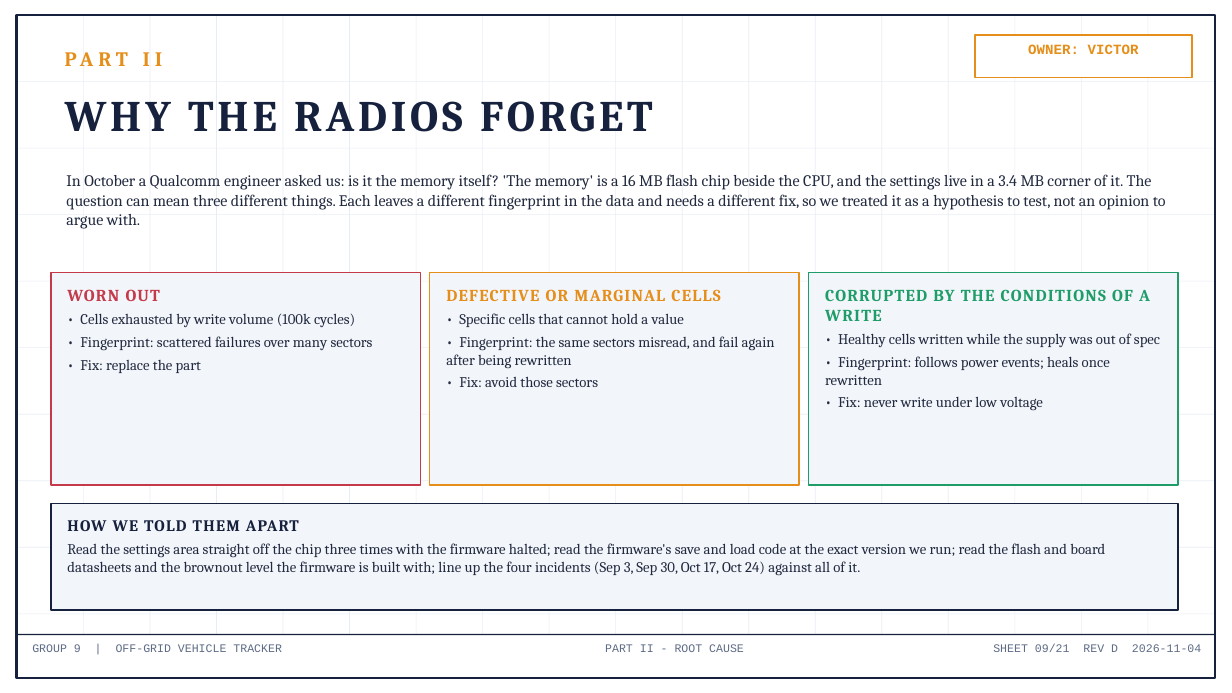
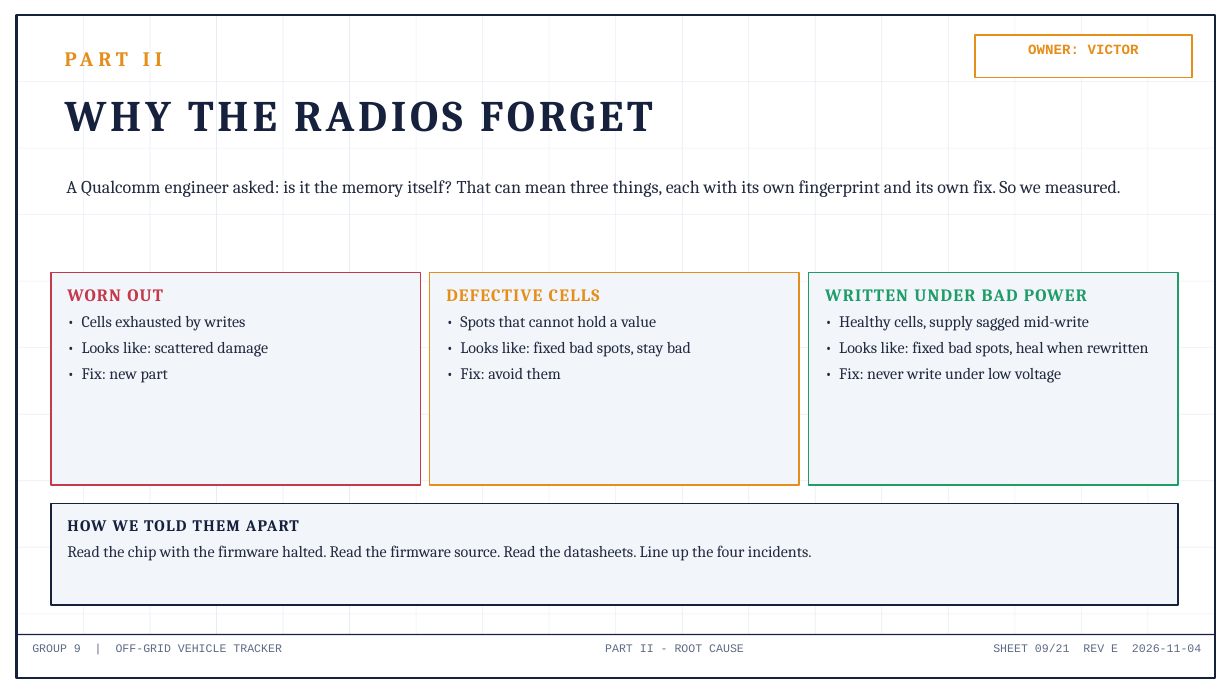
Before and after one commit to deosgracius/offgrid-vehicle-tracker, a slide deck: slide 9 of docs/presentations/Group9_Presentation.pptx. Drawn at 1232x693 pixels with LibreOffice and Linux fonts; fonts in the diff are those of the drawing. Boxes give left, top, right and bottom in pixels: in the first picture for what was removed or moved away, otherwise in the second. Text is boxed around its words. In the diff, an @@ line names an element or a change of style, - is before the commit and + after.

```diff
--- a/docs/presentations/Group9_Presentation.pptx
+++ b/docs/presentations/Group9_Presentation.pptx
@@ text at box(66, 180, 1121, 197): text changed; size 12.5 to 14 pt @@
-In October a Qualcomm engineer asked us: is it the memory itself? 'The memory' is a 16 MB flash chip beside the CPU, and the settings live in a 3.4 MB corner of it. The question can mean three different things. Each leaves a different fingerprint in the data and needs a different fix, so we treated it as a hypothesis to test, not an opinion to argue with.
+A Qualcomm engineer asked: is it the memory itself? That can mean three things, each with its own fingerprint and its own fix. So we measured.
@@ text at box(67, 289, 163, 301): size 13 to 13.5 pt in "WORN OUT" @@
@@ text at box(446, 289, 691, 379): text changed; size 11.5 to 12.5 pt @@
-DEFECTIVE OR MARGINAL CELLS
-• Specific cells that cannot hold a value
-• Fingerprint: the same sectors misread, and fail again after being rewritten
-• Fix: avoid those sectors
+DEFECTIVE CELLS
+• Spots that cannot hold a value
+• Looks like: fixed bad spots, stay bad
+• Fix: avoid them
@@ text at box(825, 289, 1149, 357): text changed; size 11.5 to 12.5 pt @@
-CORRUPTED BY THE CONDITIONS OF A WRITE
-• Healthy cells written while the supply was out of spec
-• Fingerprint: follows power events; heals once rewritten
+WRITTEN UNDER BAD POWER
+• Healthy cells, supply sagged mid-write
+• Looks like: fixed bad spots, heal when rewritten
@@ text at box(82, 316, 268, 383): text changed; size 11.5 to 12.5 pt @@
-• Cells exhausted by write volume (100k cycles)
-• Fingerprint: scattered failures over many sectors
-• Fix: replace the part
+• Cells exhausted by writes
+• Looks like: scattered damage
+• Fix: new part
@@ text at box(839, 368, 1061, 383): size 11.5 to 12.5 pt in "• Fix: never write under low voltage"; more space between paragraphs @@
@@ rectangle: place and size @@
-rectangle at box(51, 504, 1178, 610)
+rectangle at box(51, 504, 1178, 605)
@@ text at box(67, 545, 812, 561): text changed; size 11.5 to 12.5 pt @@
-Read the settings area straight off the chip three times with the firmware halted; read the firmware's save and load code at the exact version we run; read the flash and board datasheets and the brownout level the firmware is built with; line up the four incidents (Sep 3, Sep 30, Oct 17, Oct 24) against all of it.
+Read the chip with the firmware halted. Read the firmware source. Read the datasheets. Line up the four incidents.
@@ text at box(993, 644, 1201, 652): text changed @@
-SHEET 09/21 REV D 2026-11-04
+SHEET 09/21 REV E 2026-11-04
```
Also in this commit, not shown: 20 other slides changed, 24 other files.
